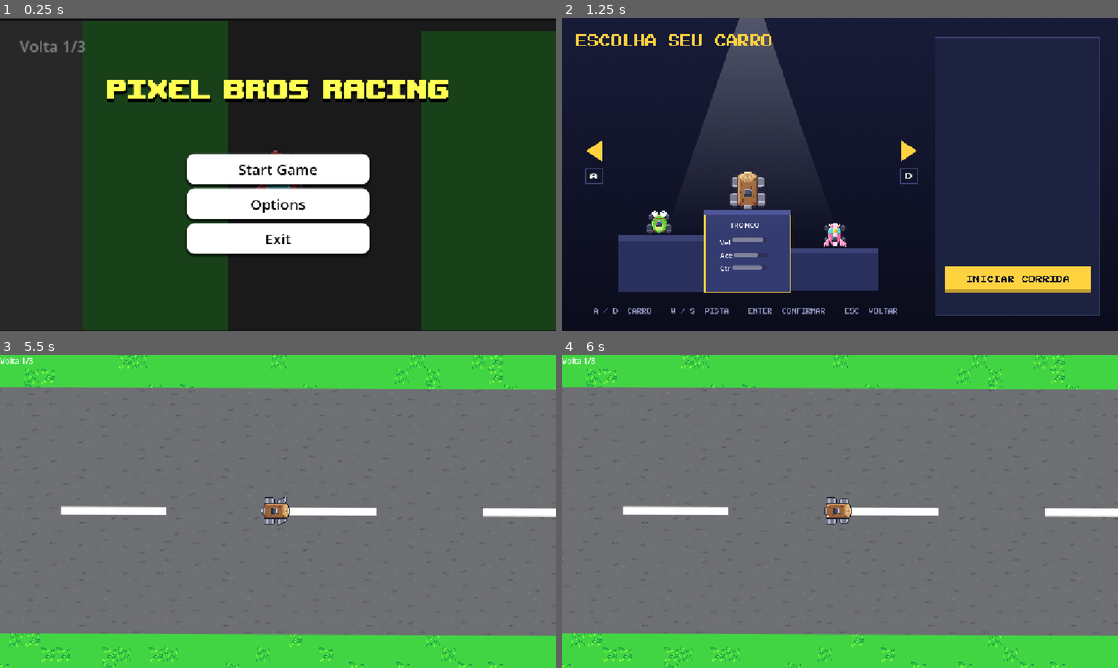
Above: before the commit, frames 1-4 (two rows, left to right).
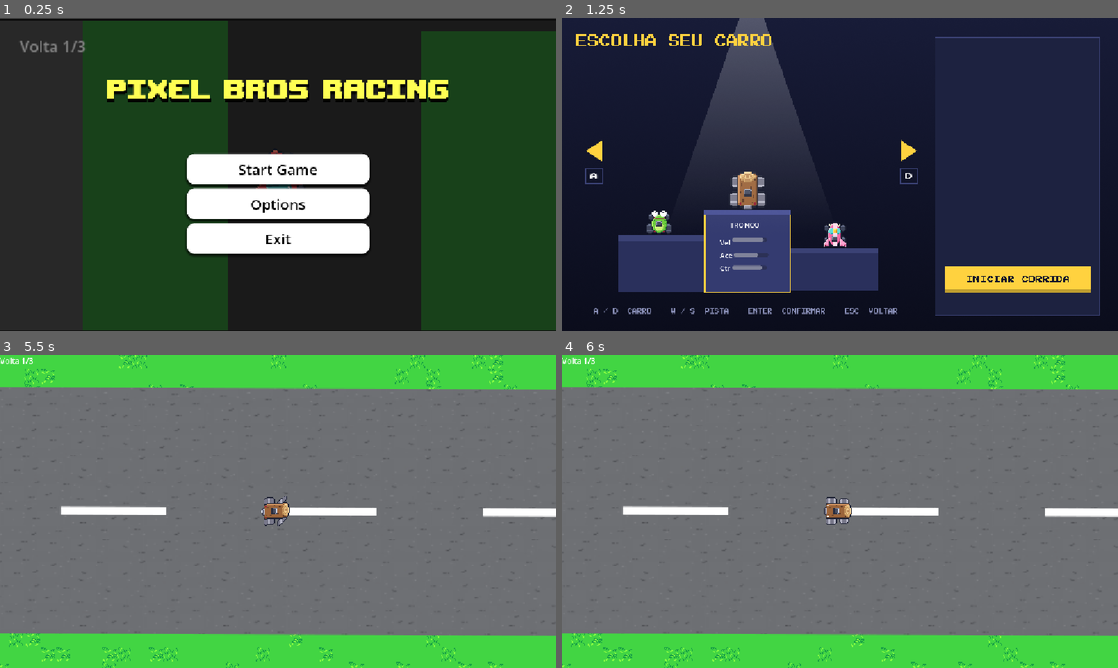
Above: after the commit, the same moments.

Repository: Blue-Raccoon-Interactive/Pixel-Bros-Racing
Game: Godot game, scene res://scenes/main/main_menu.tscn
The game is run twice, just before and just after one commit, with the same random seed, the same clock (stepped at 60 frames per second) and the same inputs.
Inputs (mouse positions are in pixels of both pictures, inside the frame that each line leads up to):
- Up to frame 1 (0.25 s): no input
- Up to frame 2 (1.25 s): click "Start Game" at 0.5 s
- Up to frame 3 (5.5 s): click (455, 614) at 1.25 s; tap Enter (ui_accept) at 2, 2.27, 2.57, 2.75, 3.5, 4.25, 5, 5.27 s; move the mouse to (400, 495) at 2.02 s; hold D (steer_right) 2.03-2.75 s; click (400, 495) at 2.17 s; drag from (166, 527) to (494, 514) at 2.77 s; move the mouse to (333, 442) at 3.52 s; hold D (steer_right) 3.53-4.25 s; drag from (250, 574) to (111, 464) at 4.27 s; move the mouse to (444, 558) at 5.02 s; hold A (steer_left) from 5.03 s (still down)
- Up to frame 4 (6 s): tap Enter (ui_accept) at 5.57 s; release A (steer_left) at 5.75 s; drag from (673, 464) to (1056, 514) at 5.77 s

Frames 1-2 are identical in both runs. In frame 3, 0.1% of the frame differs, in the area x 47-53%, y 45-55%; in frame 4, nothing differs.

Commit message:
fix(carro): re-adiciona codigo apagado de direcao dos carro

Diff:
--- a/scenes/karts/kart_01.tscn
+++ b/scenes/karts/kart_01.tscn
@@ -47,13 +47,29 @@
 atlas = ExtResource("4_27c3h")
 region = Rect2(0, 64, 32, 32)
 
-[sub_resource type="AtlasTexture" id="AtlasTexture_444xs"]
+[sub_resource type="AtlasTexture" id="AtlasTexture_73m3e"]
 atlas = ExtResource("5_pfq4l")
 region = Rect2(0, 0, 32, 32)
 
+[sub_resource type="AtlasTexture" id="AtlasTexture_444xs"]
+atlas = ExtResource("5_pfq4l")
+region = Rect2(0, 32, 32, 32)
+
 [sub_resource type="AtlasTexture" id="AtlasTexture_ouaqf"]
+atlas = ExtResource("5_pfq4l")
+region = Rect2(0, 64, 32, 32)
+
+[sub_resource type="AtlasTexture" id="AtlasTexture_qh6cn"]
 atlas = ExtResource("6_73m3e")
 region = Rect2(0, 0, 32, 32)
+
+[sub_resource type="AtlasTexture" id="AtlasTexture_j15ad"]
+atlas = ExtResource("6_73m3e")
+region = Rect2(0, 32, 32, 32)
+
+[sub_resource type="AtlasTexture" id="AtlasTexture_scamt"]
+atlas = ExtResource("6_73m3e")
+region = Rect2(0, 64, 32, 32)
 
 [sub_resource type="AtlasTexture" id="AtlasTexture_hiopq"]
 atlas = ExtResource("7_q4apb")
@@ -113,7 +129,13 @@
 }, {
 "frames": [{
 "duration": 1.0,
+"texture": SubResource("AtlasTexture_73m3e")
+}, {
+"duration": 1.0,
 "texture": SubResource("AtlasTexture_444xs")
+}, {
+"duration": 1.0,
+"texture": SubResource("AtlasTexture_ouaqf")
 }],
 "loop": 1,
 "name": &"steering_left",
@@ -121,7 +143,13 @@
 }, {
 "frames": [{
 "duration": 1.0,
-"texture": SubResource("AtlasTexture_ouaqf")
+"texture": SubResource("AtlasTexture_qh6cn")
+}, {
+"duration": 1.0,
+"texture": SubResource("AtlasTexture_j15ad")
+}, {
+"duration": 1.0,
+"texture": SubResource("AtlasTexture_scamt")
 }],
 "loop": 1,
 "name": &"steering_right",
@@ -157,7 +185,7 @@
 
 [node name="AnimatedSprite2D" parent="." index="0" unique_id=1540636759]
 sprite_frames = SubResource("SpriteFrames_q7rdb")
-animation = &"stopping"
+animation = &"steering_right"
 
 [node name="CollisionShape2D" parent="." index="1" unique_id=318088492]
 shape = SubResource("RectangleShape2D_8nh0p")
--- a/scenes/karts/kart_02.tscn
+++ b/scenes/karts/kart_02.tscn
@@ -52,8 +52,24 @@
 region = Rect2(32, 0, 32, 32)
 
 [sub_resource type="AtlasTexture" id="AtlasTexture_yo7le"]
+atlas = ExtResource("5_ss4w4")
+region = Rect2(32, 32, 32, 32)
+
+[sub_resource type="AtlasTexture" id="AtlasTexture_8qf6m"]
+atlas = ExtResource("5_ss4w4")
+region = Rect2(32, 64, 32, 32)
+
+[sub_resource type="AtlasTexture" id="AtlasTexture_lnetr"]
 atlas = ExtResource("6_s5p45")
 region = Rect2(32, 0, 32, 32)
+
+[sub_resource type="AtlasTexture" id="AtlasTexture_dd1jt"]
+atlas = ExtResource("6_s5p45")
+region = Rect2(32, 32, 32, 32)
+
+[sub_resource type="AtlasTexture" id="AtlasTexture_8tgmm"]
+atlas = ExtResource("6_s5p45")
+region = Rect2(32, 64, 32, 32)
 
 [sub_resource type="AtlasTexture" id="AtlasTexture_k4fgp"]
 atlas = ExtResource("7_ta5f3")
@@ -114,6 +130,12 @@
 "frames": [{
 "duration": 1.0,
 "texture": SubResource("AtlasTexture_c27gw")
+}, {
+"duration": 1.0,
+"texture": SubResource("AtlasTexture_yo7le")
+}, {
+"duration": 1.0,
+"texture": SubResource("AtlasTexture_8qf6m")
 }],
 "loop": 1,
 "name": &"steering_left",
@@ -121,7 +143,13 @@
 }, {
 "frames": [{
 "duration": 1.0,
-"texture": SubResource("AtlasTexture_yo7le")
+"texture": SubResource("AtlasTexture_lnetr")
+}, {
+"duration": 1.0,
+"texture": SubResource("AtlasTexture_dd1jt")
+}, {
+"duration": 1.0,
+"texture": SubResource("AtlasTexture_8tgmm")
 }],
 "loop": 1,
 "name": &"steering_right",
@@ -161,7 +189,7 @@
 
 [node name="AnimatedSprite2D" parent="." index="0" unique_id=1540636759]
 sprite_frames = SubResource("SpriteFrames_dguv5")
-animation = &"stopping"
+animation = &"steering_right"
 
 [node name="CollisionShape2D" parent="." index="1" unique_id=318088492]
 position = Vector2(0, 2.5)
--- a/scenes/karts/kart_03.tscn
+++ b/scenes/karts/kart_03.tscn
@@ -47,13 +47,29 @@
 atlas = ExtResource("4_pqu3h")
 region = Rect2(64, 64, 32, 32)
 
-[sub_resource type="AtlasTexture" id="AtlasTexture_ir485"]
+[sub_resource type="AtlasTexture" id="AtlasTexture_iqtgn"]
 atlas = ExtResource("6_2dq3x")
 region = Rect2(64, 0, 32, 32)
+
+[sub_resource type="AtlasTexture" id="AtlasTexture_2dq3x"]
+atlas = ExtResource("6_2dq3x")
+region = Rect2(64, 32, 32, 32)
+
+[sub_resource type="AtlasTexture" id="AtlasTexture_nlo7w"]
+atlas = ExtResource("6_2dq3x")
+region = Rect2(64, 64, 32, 32)
 
 [sub_resource type="AtlasTexture" id="AtlasTexture_npruc"]
 atlas = ExtResource("5_iqtgn")
 region = Rect2(64, 0, 32, 32)
+
+[sub_resource type="AtlasTexture" id="AtlasTexture_ir485"]
+atlas = ExtResource("5_iqtgn")
+region = Rect2(64, 32, 32, 32)
+
+[sub_resource type="AtlasTexture" id="AtlasTexture_507d4"]
+atlas = ExtResource("5_iqtgn")
+region = Rect2(64, 64, 32, 32)
 
 [sub_resource type="AtlasTexture" id="AtlasTexture_syc2i"]
 atlas = ExtResource("7_nlo7w")
@@ -113,7 +129,13 @@
 }, {
 "frames": [{
 "duration": 1.0,
-"texture": SubResource("AtlasTexture_ir485")
+"texture": SubResource("AtlasTexture_iqtgn")
+}, {
+"duration": 1.0,
+"texture": SubResource("AtlasTexture_2dq3x")
+}, {
+"duration": 1.0,
+"texture": SubResource("AtlasTexture_nlo7w")
 }],
 "loop": 1,
 "name": &"steering_left",
@@ -122,6 +144,12 @@
 "frames": [{
 "duration": 1.0,
 "texture": SubResource("AtlasTexture_npruc")
+}, {
+"duration": 1.0,
+"texture": SubResource("AtlasTexture_ir485")
+}, {
+"duration": 1.0,
+"texture": SubResource("AtlasTexture_507d4")
 }],
 "loop": 1,
 "name": &"steering_right",
@@ -157,7 +185,7 @@
 
 [node name="AnimatedSprite2D" parent="." index="0" unique_id=1540636759]
 sprite_frames = SubResource("SpriteFrames_t2gjn")
-animation = &"accelerating"
+animation = &"steering_right"
 
 [node name="CollisionShape2D" parent="." index="1" unique_id=318088492]
 shape = SubResource("CapsuleShape2D_dguv5")
--- a/scenes/karts/kart_04.tscn
+++ b/scenes/karts/kart_04.tscn
@@ -47,13 +47,29 @@
 atlas = ExtResource("4_6toww")
 region = Rect2(96, 64, 32, 32)
 
+[sub_resource type="AtlasTexture" id="AtlasTexture_vf047"]
+atlas = ExtResource("5_vf047")
+region = Rect2(96, 0, 32, 32)
+
+[sub_resource type="AtlasTexture" id="AtlasTexture_s07kt"]
+atlas = ExtResource("5_vf047")
+region = Rect2(96, 32, 32, 32)
+
+[sub_resource type="AtlasTexture" id="AtlasTexture_6cc6x"]
+atlas = ExtResource("5_vf047")
+region = Rect2(96, 64, 32, 32)
+
 [sub_resource type="AtlasTexture" id="AtlasTexture_ue8qm"]
-atlas = ExtResource("5_vf047")
+atlas = ExtResource("6_s07kt")
 region = Rect2(96, 0, 32, 32)
 
 [sub_resource type="AtlasTexture" id="AtlasTexture_884p5"]
 atlas = ExtResource("6_s07kt")
-region = Rect2(96, 0, 32, 32)
+region = Rect2(96, 32, 32, 32)
+
+[sub_resource type="AtlasTexture" id="AtlasTexture_dvrbc"]
+atlas = ExtResource("6_s07kt")
+region = Rect2(96, 64, 32, 32)
 
 [sub_resource type="AtlasTexture" id="AtlasTexture_2t5my"]
 atlas = ExtResource("7_6cc6x")
@@ -113,15 +129,27 @@
 }, {
 "frames": [{
 "duration": 1.0,
+"texture": SubResource("AtlasTexture_vf047")
+}, {
+"duration": 1.0,
+"texture": SubResource("AtlasTexture_s07kt")
+}, {
+"duration": 1.0,
+"texture": SubResource("AtlasTexture_6cc6x")
+}],
+"loop": 1,
+"name": &"steering_left",
+"speed": 5.0
+}, {
+"frames": [{
+"duration": 1.0,
 "texture": SubResource("AtlasTexture_ue8qm")
-}],
-"loop": 1,
-"name": &"steering_left",
-"speed": 5.0
-}, {
-"frames": [{
+}, {
 "duration": 1.0,
 "texture": SubResource("AtlasTexture_884p5")
+}, {
+"duration": 1.0,
+"texture": SubResource("AtlasTexture_dvrbc")
 }],
 "loop": 1,
 "name": &"steering_right",
@@ -161,7 +189,7 @@
 
 [node name="AnimatedSprite2D" parent="." index="0" unique_id=1540636759]
 sprite_frames = SubResource("SpriteFrames_bh4pj")
-animation = &"accelerating"
+animation = &"steering_right"
 
 [node name="CollisionShape2D" parent="." index="1" unique_id=318088492]
 position = Vector2(-0.5, 2.5)
--- a/scenes/karts/kart_05.tscn
+++ b/scenes/karts/kart_05.tscn
@@ -47,13 +47,29 @@
 atlas = ExtResource("4_5iisc")
 region = Rect2(128, 64, 32, 32)
 
+[sub_resource type="AtlasTexture" id="AtlasTexture_535ej"]
+atlas = ExtResource("5_535ej")
+region = Rect2(128, 0, 32, 32)
+
+[sub_resource type="AtlasTexture" id="AtlasTexture_ck3k2"]
+atlas = ExtResource("5_535ej")
+region = Rect2(128, 32, 32, 32)
+
+[sub_resource type="AtlasTexture" id="AtlasTexture_qor3f"]
+atlas = ExtResource("5_535ej")
+region = Rect2(128, 64, 32, 32)
+
 [sub_resource type="AtlasTexture" id="AtlasTexture_srw4b"]
-atlas = ExtResource("5_535ej")
+atlas = ExtResource("6_ck3k2")
 region = Rect2(128, 0, 32, 32)
 
 [sub_resource type="AtlasTexture" id="AtlasTexture_es2cs"]
 atlas = ExtResource("6_ck3k2")
-region = Rect2(128, 0, 32, 32)
+region = Rect2(128, 32, 32, 32)
+
+[sub_resource type="AtlasTexture" id="AtlasTexture_j4chq"]
+atlas = ExtResource("6_ck3k2")
+region = Rect2(128, 64, 32, 32)
 
 [sub_resource type="AtlasTexture" id="AtlasTexture_umpvt"]
 atlas = ExtResource("7_qor3f")
@@ -113,7 +129,13 @@
 }, {
 "frames": [{
 "duration": 1.0,
-"texture": SubResource("AtlasTexture_srw4b")
+"texture": SubResource("AtlasTexture_535ej")
+}, {
+"duration": 1.0,
+"texture": SubResource("AtlasTexture_ck3k2")
+}, {
+"duration": 1.0,
+"texture": SubResource("AtlasTexture_qor3f")
 }],
 "loop": 1,
 "name": &"steering_left",
@@ -121,7 +143,13 @@
 }, {
 "frames": [{
 "duration": 1.0,
+"texture": SubResource("AtlasTexture_srw4b")
+}, {
+"duration": 1.0,
 "texture": SubResource("AtlasTexture_es2cs")
+}, {
+"duration": 1.0,
+"texture": SubResource("AtlasTexture_j4chq")
 }],
 "loop": 1,
 "name": &"steering_right",
@@ -157,7 +185,7 @@
 
 [node name="AnimatedSprite2D" parent="." index="0" unique_id=1540636759]
 sprite_frames = SubResource("SpriteFrames_xp0jb")
-animation = &"accelerating"
+animation = &"steering_right"
 
 [node name="CollisionShape2D" parent="." index="1" unique_id=318088492]
 shape = SubResource("RectangleShape2D_fo8dw")
--- a/scenes/karts/kart_06.tscn
+++ b/scenes/karts/kart_06.tscn
@@ -47,13 +47,29 @@
 atlas = ExtResource("4_v6iam")
 region = Rect2(160, 64, 32, 32)
 
+[sub_resource type="AtlasTexture" id="AtlasTexture_wimd2"]
+atlas = ExtResource("5_wimd2")
+region = Rect2(160, 0, 32, 32)
+
+[sub_resource type="AtlasTexture" id="AtlasTexture_pc8r2"]
+atlas = ExtResource("5_wimd2")
+region = Rect2(160, 32, 32, 32)
+
+[sub_resource type="AtlasTexture" id="AtlasTexture_rcfrf"]
+atlas = ExtResource("5_wimd2")
+region = Rect2(160, 64, 32, 32)
+
 [sub_resource type="AtlasTexture" id="AtlasTexture_tidbx"]
-atlas = ExtResource("5_wimd2")
+atlas = ExtResource("6_pc8r2")
 region = Rect2(160, 0, 32, 32)
 
 [sub_resource type="AtlasTexture" id="AtlasTexture_br054"]
 atlas = ExtResource("6_pc8r2")
-region = Rect2(160, 0, 32, 32)
+region = Rect2(160, 32, 32, 32)
+
+[sub_resource type="AtlasTexture" id="AtlasTexture_5kvph"]
+atlas = ExtResource("6_pc8r2")
+region = Rect2(160, 64, 32, 32)
 
 [sub_resource type="AtlasTexture" id="AtlasTexture_xgerc"]
 atlas = ExtResource("7_rcfrf")
@@ -113,15 +129,27 @@
 }, {
 "frames": [{
 "duration": 1.0,
+"texture": SubResource("AtlasTexture_wimd2")
+}, {
+"duration": 1.0,
+"texture": SubResource("AtlasTexture_pc8r2")
+}, {
+"duration": 1.0,
+"texture": SubResource("AtlasTexture_rcfrf")
+}],
+"loop": 1,
+"name": &"steering_left",
+"speed": 5.0
+}, {
+"frames": [{
+"duration": 1.0,
 "texture": SubResource("AtlasTexture_tidbx")
-}],
-"loop": 1,
-"name": &"steering_left",
-"speed": 5.0
-}, {
-"frames": [{
+}, {
 "duration": 1.0,
 "texture": SubResource("AtlasTexture_br054")
+}, {
+"duration": 1.0,
+"texture": SubResource("AtlasTexture_5kvph")
 }],
 "loop": 1,
 "name": &"steering_right",
@@ -160,7 +188,7 @@
 
 [node name="AnimatedSprite2D" parent="." index="0" unique_id=1540636759]
 sprite_frames = SubResource("SpriteFrames_k30cy")
-animation = &"accelerating"
+animation = &"steering_right"
 
 [node name="CollisionShape2D" parent="." index="1" unique_id=318088492]
 position = Vector2(0, 1)
--- a/scenes/karts/kart_07.tscn
+++ b/scenes/karts/kart_07.tscn
@@ -47,13 +47,29 @@
 atlas = ExtResource("4_va36o")
 region = Rect2(192, 64, 32, 32)
 
+[sub_resource type="AtlasTexture" id="AtlasTexture_py1et"]
+atlas = ExtResource("5_py1et")
+region = Rect2(192, 0, 32, 32)
+
+[sub_resource type="AtlasTexture" id="AtlasTexture_lwxfh"]
+atlas = ExtResource("5_py1et")
+region = Rect2(192, 32, 32, 32)
+
+[sub_resource type="AtlasTexture" id="AtlasTexture_2d3cr"]
+atlas = ExtResource("5_py1et")
+region = Rect2(192, 64, 32, 32)
+
 [sub_resource type="AtlasTexture" id="AtlasTexture_2ddnc"]
-atlas = ExtResource("5_py1et")
+atlas = ExtResource("6_lwxfh")
 region = Rect2(192, 0, 32, 32)
 
 [sub_resource type="AtlasTexture" id="AtlasTexture_x02o2"]
 atlas = ExtResource("6_lwxfh")
-region = Rect2(192, 0, 32, 32)
+region = Rect2(192, 32, 32, 32)
+
+[sub_resource type="AtlasTexture" id="AtlasTexture_67swb"]
+atlas = ExtResource("6_lwxfh")
+region = Rect2(192, 64, 32, 32)
 
 [sub_resource type="AtlasTexture" id="AtlasTexture_posrh"]
 atlas = ExtResource("7_2d3cr")
@@ -113,15 +129,27 @@
 }, {
 "frames": [{
 "duration": 1.0,
+"texture": SubResource("AtlasTexture_py1et")
+}, {
+"duration": 1.0,
+"texture": SubResource("AtlasTexture_lwxfh")
+}, {
+"duration": 1.0,
+"texture": SubResource("AtlasTexture_2d3cr")
+}],
+"loop": 1,
+"name": &"steering_left",
+"speed": 5.0
+}, {
+"frames": [{
+"duration": 1.0,
 "texture": SubResource("AtlasTexture_2ddnc")
-}],
-"loop": 1,
-"name": &"steering_left",
-"speed": 5.0
-}, {
-"frames": [{
+}, {
 "duration": 1.0,
 "texture": SubResource("AtlasTexture_x02o2")
+}, {
+"duration": 1.0,
+"texture": SubResource("AtlasTexture_67swb")
 }],
 "loop": 1,
 "name": &"steering_right",
@@ -161,7 +189,7 @@
 
 [node name="AnimatedSprite2D" parent="." index="0" unique_id=1540636759]
 sprite_frames = SubResource("SpriteFrames_pqdot")
-animation = &"accelerating"
+animation = &"steering_right"
 
 [node name="CollisionShape2D" parent="." index="1" unique_id=318088492]
 position = Vector2(-1, 3)
--- a/scenes/karts/kart_08.tscn
+++ b/scenes/karts/kart_08.tscn
@@ -47,13 +47,29 @@
 atlas = ExtResource("4_5rcup")
 region = Rect2(224, 64, 32, 32)
 
-[sub_resource type="AtlasTexture" id="AtlasTexture_lnetr"]
+[sub_resource type="AtlasTexture" id="AtlasTexture_xkyqe"]
 atlas = ExtResource("5_ss4w4")
 region = Rect2(224, 0, 32, 32)
 
-[sub_resource type="AtlasTexture" id="AtlasTexture_dd1jt"]
+[sub_resource type="AtlasTexture" id="AtlasTexture_wove3"]
+atlas = ExtResource("5_ss4w4")
+region = Rect2(224, 32, 32, 32)
+
+[sub_resource type="AtlasTexture" id="AtlasTexture_r0jnx"]
+atlas = ExtResource("5_ss4w4")
+region = Rect2(224, 64, 32, 32)
+
+[sub_resource type="AtlasTexture" id="AtlasTexture_lne43"]
 atlas = ExtResource("6_s5p45")
 region = Rect2(224, 0, 32, 32)
+
+[sub_resource type="AtlasTexture" id="AtlasTexture_7bad3"]
+atlas = ExtResource("6_s5p45")
+region = Rect2(224, 32, 32, 32)
+
+[sub_resource type="AtlasTexture" id="AtlasTexture_37dab"]
+atlas = ExtResource("6_s5p45")
+region = Rect2(224, 64, 32, 32)
 
 [sub_resource type="AtlasTexture" id="AtlasTexture_8tgmm"]
 atlas = ExtResource("7_ta5f3")
@@ -113,7 +129,13 @@
 }, {
 "frames": [{
 "duration": 1.0,
-"texture": SubResource("AtlasTexture_lnetr")
+"texture": SubResource("AtlasTexture_xkyqe")
+}, {
+"duration": 1.0,
+"texture": SubResource("AtlasTexture_wove3")
+}, {
+"duration": 1.0,
+"texture": SubResource("AtlasTexture_r0jnx")
 }],
 "loop": 1,
 "name": &"steering_left",
@@ -121,7 +143,13 @@
 }, {
 "frames": [{
 "duration": 1.0,
-"texture": SubResource("AtlasTexture_dd1jt")
+"texture": SubResource("AtlasTexture_lne43")
+}, {
+"duration": 1.0,
+"texture": SubResource("AtlasTexture_7bad3")
+}, {
+"duration": 1.0,
+"texture": SubResource("AtlasTexture_37dab")
 }],
 "loop": 1,
 "name": &"steering_right",
@@ -158,7 +186,7 @@
 
 [node name="AnimatedSprite2D" parent="." index="0" unique_id=1540636759]
 sprite_frames = SubResource("SpriteFrames_tcsrv")
-animation = &"stopping"
+animation = &"steering_right"
 
 [node name="CollisionShape2D" parent="." index="1" unique_id=318088492]
 position = Vector2(-0.5, 0.5)
